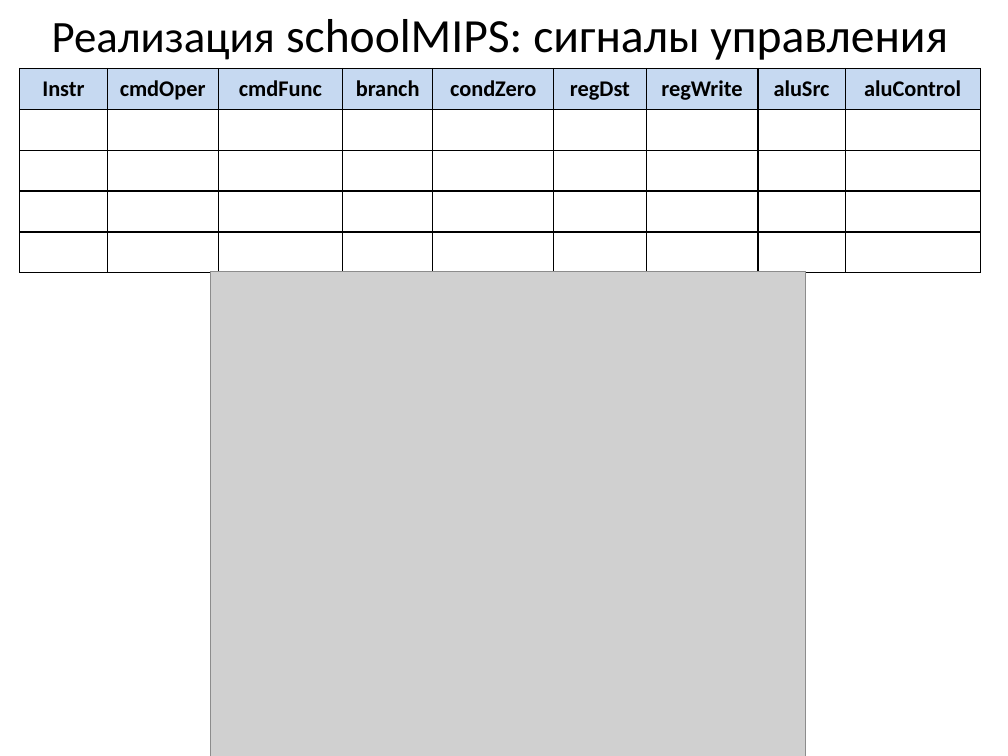
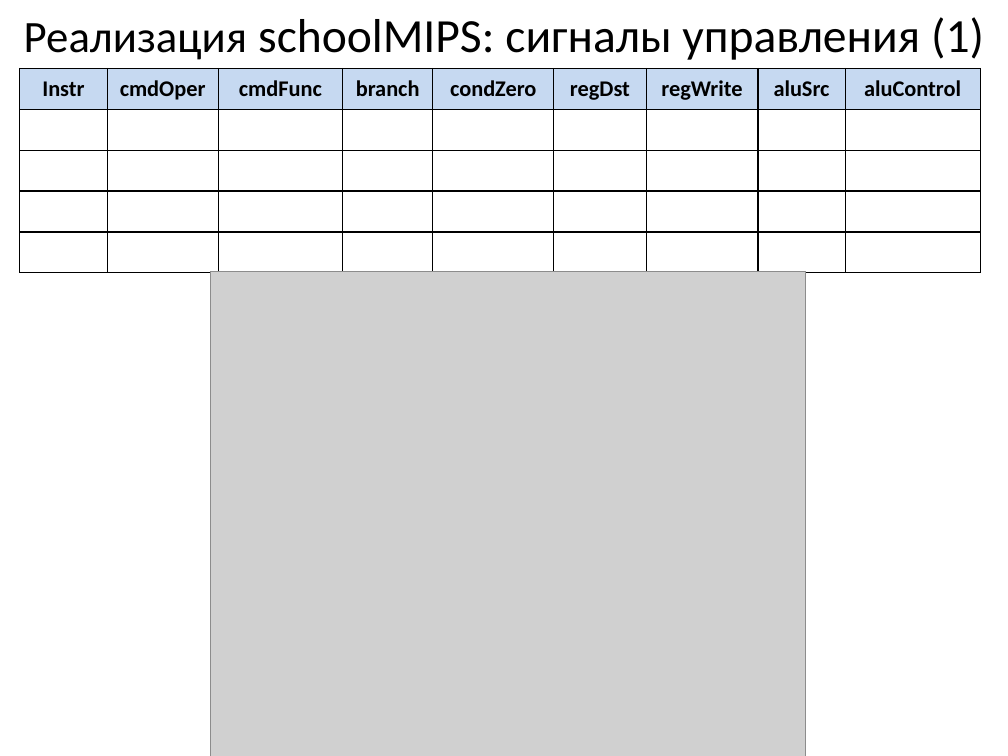
Before and after one commit to MIPSfpga/schoolMIPS, a slide deck: slide 33 of doc/src/20170816_schoolMIPS_slides_rus.pptx. Drawn at 1008x756 pixels with LibreOffice and Linux fonts; fonts in the diff are those of the drawing; grey boxes stand for pictures. Boxes give left, top, right and bottom in pixels: in the first picture for what was removed or moved away, otherwise in the second. Text is boxed around its words. In the diff, an @@ line names an element or a change of style, - is before the commit and + after.

```diff
--- a/doc/src/20170816_schoolMIPS_slides_rus.pptx
+++ b/doc/src/20170816_schoolMIPS_slides_rus.pptx
@@ title at (24,17,984,60): text changed @@
-Реализация schoolMIPS: сигналы управления
+Реализация schoolMIPS: сигналы управления (1)
```
Also in this commit, not shown: 21 other slides changed, 1 other file.
